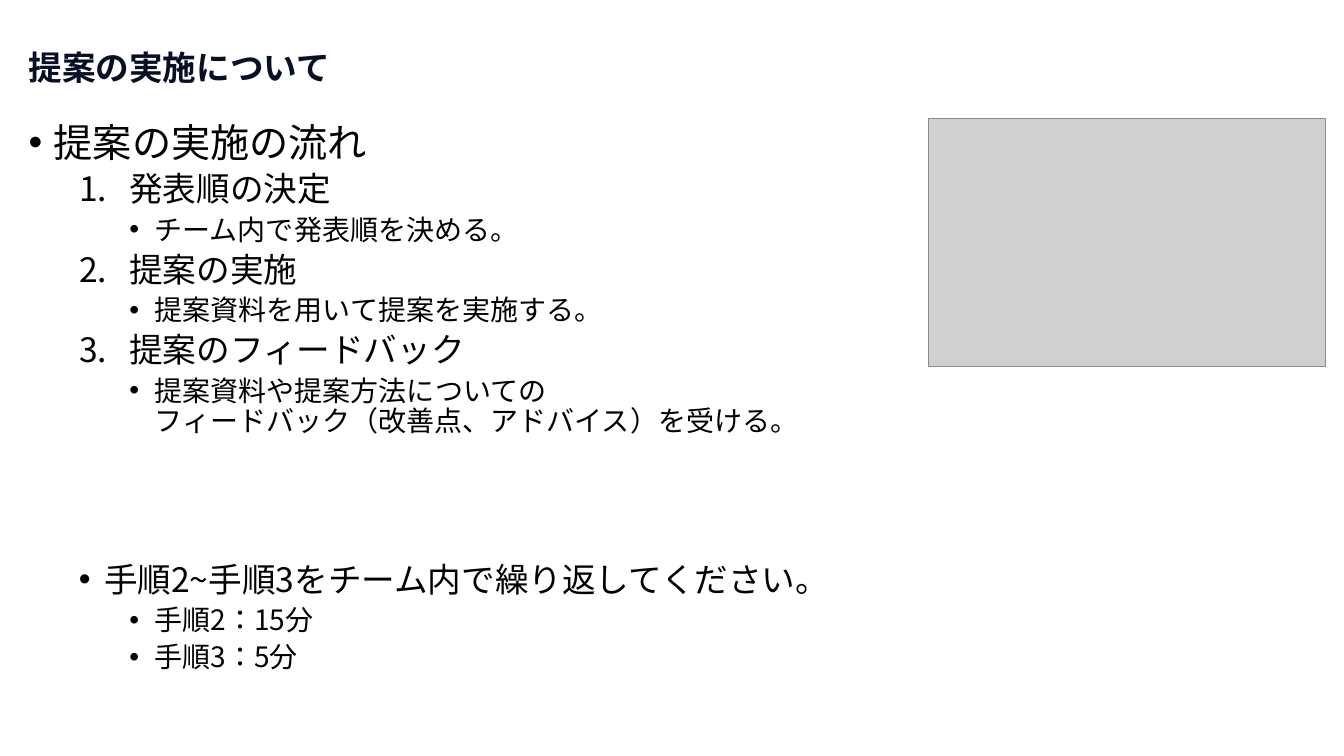
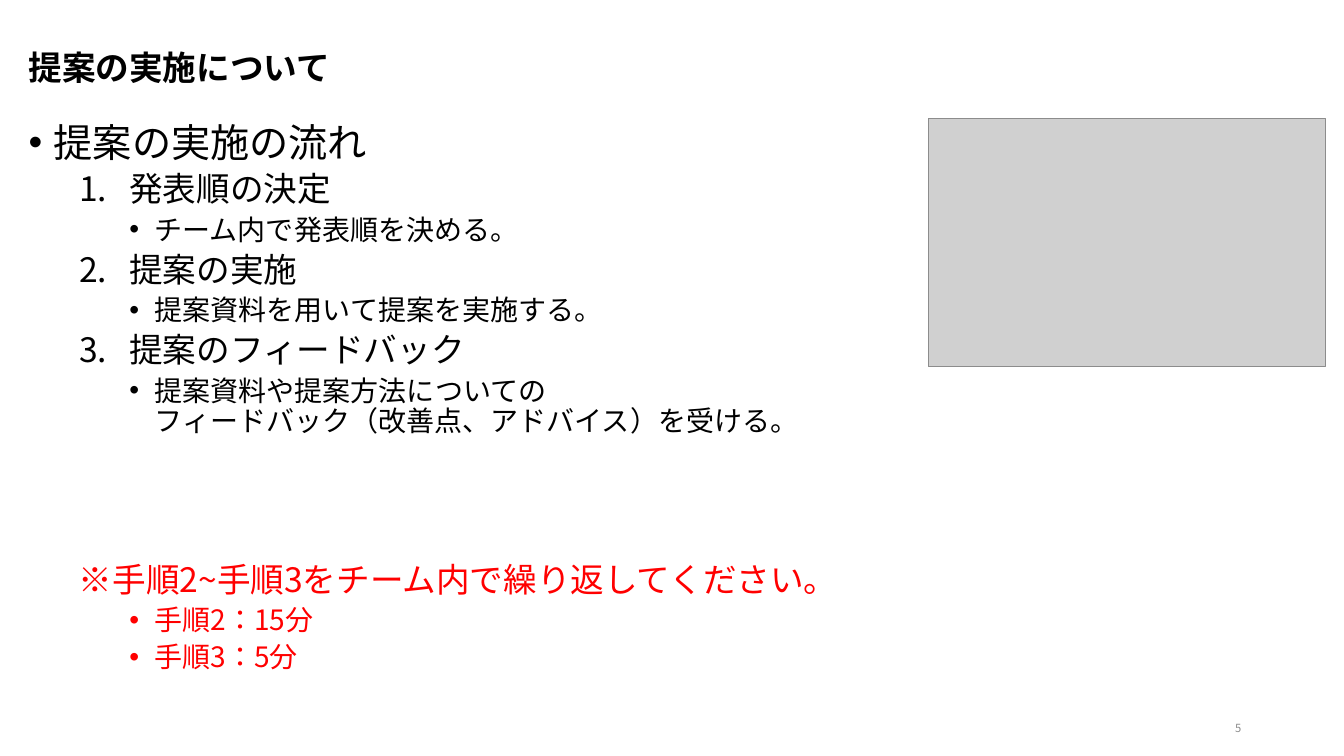
Before and after one commit to nishida2073/ai_navive, a slide deck: slide 5 of 00_オリエンテーション/【AI Native研修-提案】研修の概要.pptx. Drawn at 1344x756 pixels with LibreOffice and Linux fonts; fonts in the diff are those of the drawing; grey boxes stand for pictures. Boxes give left, top, right and bottom in pixels: in the first picture for what was removed or moved away, otherwise in the second. Text is boxed around its words. In the diff, an @@ line names an element or a change of style, - is before the commit and + after.

```diff
--- a/00_オリエンテーション/【AI Native研修-提案】研修の概要.pptx
+++ b/00_オリエンテーション/【AI Native研修-提案】研修の概要.pptx
@@ title "提案の実施について" at [29, 51, 330, 83]: text colour #070F26 to #000000 @@
@@ text at [79, 563, 838, 595]: text changed; text colour #000000 to #FF0000 @@
-  • 手順2~手順3をチーム内で繰り返してください。
+  ※手順2~手順3をチーム内で繰り返してください。
@@ text at [155, 606, 314, 670]: text colour #000000 to #FF0000 in "手順2：15分", "手順3：5分" @@
@@ page number added at [1235, 724, 1241, 732], 8 pt, text #8C8C8C @@
+5
```
Also in this commit, not shown: 5 other slides changed, 2 other files.
